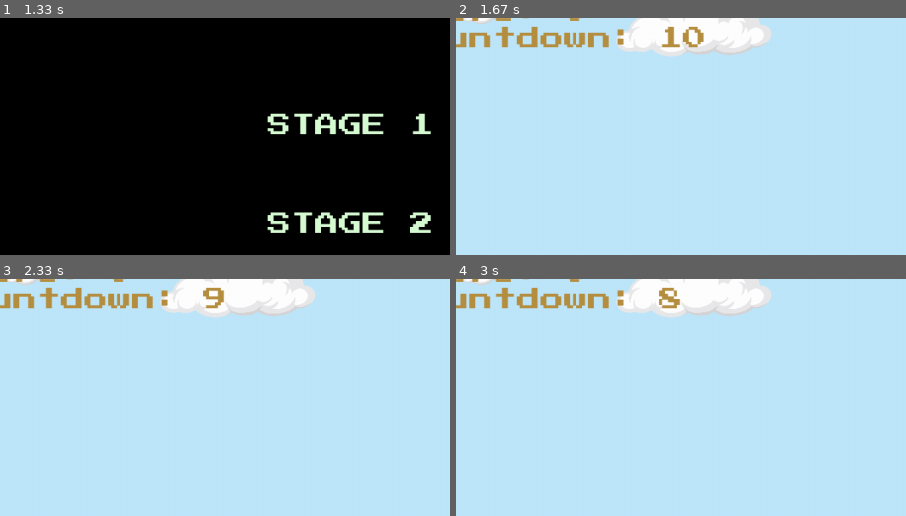
Above: before the commit, frames 1-4 (two rows, left to right).
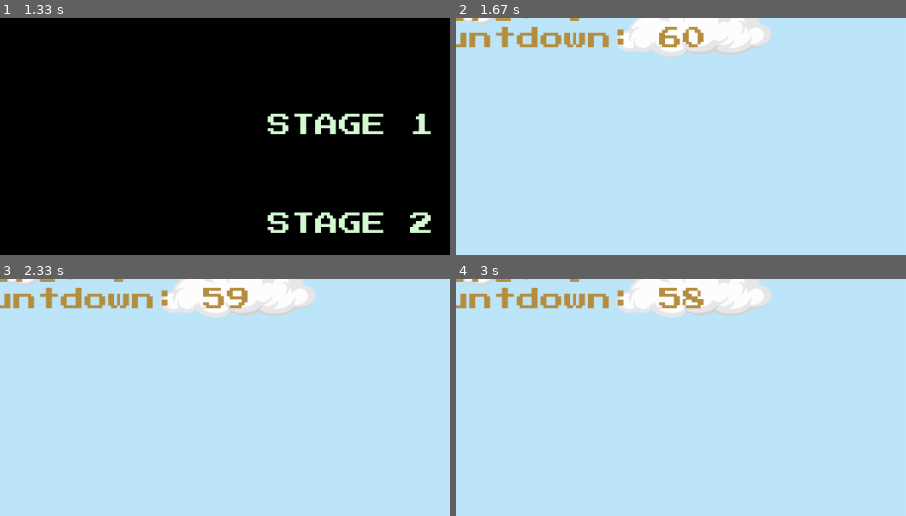
Above: after the commit, the same moments.

Repository: Minipomy/MaximilianoRiveraMendes-pygame-tp-final
Game: pygame game, started from main.py
Same seed, same stepped clock (60 frames per second), same inputs: the game is played once before the commit and once after it.
Inputs (mouse positions are % of the whole screen's width and height, from its top left):
- Up to frame 1 (1.33 s): press the mouse at (25, 55) at 0.37 s; move the mouse to (49, 52) at 0.47 s; release the mouse at (73, 48) at 0.6 s; press the mouse at (47, 97) at 0.7 s; move the mouse to (32, 56) at 0.8 s; release the mouse at (17, 15) at 0.93 s; press the mouse at (25, 35) at 1.03 s; move the mouse to (22, 48) at 1.13 s; release the mouse at (18, 62) at 1.27 s
- Up to frame 2 (1.67 s): click "STAGE 1" at 1.38 s
- Up to frame 3 (2.33 s): hold Right 1.67-2.13 s; move the mouse to (34, 17) at 1.7 s; hold Right from 2.17 s (still down); tap Space at 2.23 s
- Up to frame 4 (3 s): tap Space at 2.53, 2.73 s; release Right at 2.63 s; hold Left from 2.67 s (still down)
The pictures show only the part of the screen within x 8-58%, y 12-62%; the shares and areas given below are measured in that part.

Frame 1 is identical in both runs. In frame 2, 0.3% of the frame differs, in the area x 45-50%, y 3-13%; in frame 3, 0.5%; in frame 4, 0.5%, in the area x 45-56%, y 3-13%.

Commit message:
Projected Almost done | Highscore table is pending | New Boss Mechanic

Diff:
--- a/Enemy.py
+++ b/Enemy.py
@@ -1,10 +1,11 @@
 import random
 import pygame as pg
+from Projectile import Projectile
 from auxiliar import SurfaceManager as sf
-from constants import SCREEN_WIDTH, DEBUG, SCREEN_HEIGHT
+from constants import SCREEN_WIDTH, DEBUG, SCREEN_HEIGHT, BOSS_RUN, BOSS_IDLE
 
 class Enemy(pg.sprite.Sprite):
-    def __init__(self, enemy_data, location):
+    def __init__(self, enemy_data, location, minion:bool=False):
         super().__init__()
 
         # Imagenes del enemigo segun estado
@@ -15,6 +16,9 @@
 
         #   Flag de Jefe
         self.is_boss = enemy_data.get("is_boss")
+        self.is_minion = minion
+
+        self.enemy_data = enemy_data
 
         # Valores del enemigo
         self.move_x = 0
@@ -42,6 +46,16 @@
             self.life *= 2
             self.speed_run *= 2
             self.base_score_value *= 15
+            self.iddle_r = sf.get_surface_from_spritesheet(BOSS_IDLE, 11, 1)
+            self.iddle_l = sf.get_surface_from_spritesheet(BOSS_IDLE, 11, 1, flip=True)
+            self.run_r = sf.get_surface_from_spritesheet(BOSS_RUN, 6, 1)
+            self.run_l = sf.get_surface_from_spritesheet(BOSS_RUN, 6, 1, flip=True)
+
+        if self.is_minion:
+            self.is_boss = False
+            self.life = 1
+            self.speed_run = 6
+            self.base_score_value = 20
 
             # Imagenes del enemigo segun estado
             self.iddle_r = sf.get_surface_from_spritesheet(enemy_data.get("idle"), 9, 1)
@@ -116,7 +130,6 @@
             self.player_move_time = 0
             left_limit = 0
             right_limits = SCREEN_WIDTH - self.rect.width
-
             if self.rect.x <= left_limit:
                 self.direction = 1
             elif self.rect.x >= right_limits:
@@ -131,7 +144,6 @@
             self.actual_animation = self.run_r
         else:
             self.actual_animation = self.run_l
-
 
     #   Limitacion de FPS
     def do_animation(self, delta_ms):
@@ -149,7 +161,6 @@
             self.do_animation(delta_ms)
             self.image = self.actual_animation[self.initial_frame]
 
-
     # def draw(self, screen: pg.surface.Surface):
     #     if DEBUG:
     #         pg.draw.rect(screen, 'red', self.rect)
--- a/GUI_Slider.py
+++ /dev/null
@@ -1,53 +0,0 @@
-import pygame
-from UI.GUI_widget import Widget
-import math
-class Slider(Widget):
-    def __init__(self,screen, master_x, master_y, x,y,w,h, value,color_background,  color_circulo):
-        super().__init__(screen, x,y,w,h,color_background)
-
-        self.value = value
-
-        self.color_circulo = color_circulo
-
-        self._slave = pygame.Surface((w, h))
-        self.slave_rect = self._slave.get_rect()
-
-        self.slave_rect.x = x
-        self.slave_rect.y = y
-
-        self.slave_rect_collide = pygame.Rect(self.slave_rect)
-        self.slave_rect_collide.x += master_x
-        self.slave_rect_collide.y += master_y
-
-        w_circulo = w / 20
-        h_circulo = h * 2.5
-        self.rectangulo_circulo = pygame.Rect(0, 0, w_circulo, h_circulo)
-        self.rectangulo_circulo.center = (x + w * value, self.slave_rect.centery)
-
-        diagonal = math.sqrt(w_circulo**2 + h_circulo**2)
-        self.radio_circulo = diagonal / 2
-
-        self.render()
-
-    def render(self):
-        self._slave.fill(self._color_background)
-
-
-    def draw(self):
-        super().draw()
-        pygame.draw.circle(self._master, self.color_circulo, self.rectangulo_circulo.center, self.radio_circulo)
-
-    def update(self, lista_eventos):
-        mouse_buttons = pygame.mouse.get_pressed()
-        if mouse_buttons[0]:
-            mouse_pos = pygame.mouse.get_pos()
-            if self.slave_rect_collide.collidepoint(mouse_pos):
-                valor = (mouse_pos[0] - self.slave_rect_collide.x) / self._slave.get_width()
-
-                self.value = round(valor * 100) / 100 # redondeo el valor
-
-                self.rectangulo_circulo.center = (self.slave_rect.x + self._slave.get_width() * self.value, self.slave_rect.centery)
-        self.draw()
-
-    def get_value(self):
-        return self.value
--- a/Stage.py
+++ b/Stage.py
@@ -39,7 +39,7 @@
 
 
         #   Atributos de clase Enemigos, Jugador, Tiles y Frutas
-        self.countdown = 10
+        self.countdown = 60
         self.player =  Player(self.stage.get("player"), self.volume)
         self.score = 0
 
@@ -48,10 +48,16 @@
         self.tile = pg.sprite.Group()
         self.fruit = pg.sprite.Group()
 
+        self.minion_group = pg.sprite.Group()
+
         self.enemy_counter = self.stage.get("enemy_count")
         self.tile_counter = self.stage.get("tile_count")
         self.fruit_counter = self.stage.get("fruit_count")
         self.add_sprite(self.player)
+
+        self.enemy_time = 0
+        self.enemy_generation = 5000
+        self.ready = True
 
         #   Comprobamos estados del juego
         if self.play:
@@ -260,6 +266,19 @@
         #   Agregamos los sprites al stage
         self.sprites.draw(self.screen)
         self.player.bullet_group.draw(self.screen)
+        for enemy in self.enemy:
+            if enemy.is_boss and self.ready:
+                minion = Enemy(self.stage.get("enemy"), (enemy.rect.centerx, enemy.rect.centery - 50), True)
+                self.ready = False
+                self.enemy_time = pg.time.get_ticks()
+                self.add_enemy(minion)
+                self.add_sprite(minion)
+        self.recharge()
+    def recharge(self):
+        if not self.ready:
+            curent_time = pg.time.get_ticks()
+            if curent_time - self.enemy_time >= self.enemy_generation:
+                self.ready = True
     #   </HANDLERS>
     #   <Game_RUN>
     def stage_run(self):
--- a/constants.py
+++ b/constants.py
@@ -45,10 +45,6 @@
 WIN_VOCAL_SFX = SOUND_PATH + 'PG_VICTORY.mp3'
 PG_LASER_SFX = SOUND_PATH + 'PG_LASER.mp3'
 ##################### IMAGE CONFIGS #####################
-IMAGE_PATH = './images/'
-LOGO_IMG = IMAGE_PATH + 'logo.png'
-START_IMG = IMAGE_PATH + 'start.png'
-EXIT_IMG = IMAGE_PATH + 'exit.png'
-PAUSED_IMG = IMAGE_PATH + 'paused.png'
-CONTINUE_IMG = IMAGE_PATH + 'continue.png'
-RESET_IMG = IMAGE_PATH + 'reset.png'
+IMAGE_PATH = './Recursos/'
+BOSS_RUN = IMAGE_PATH + 'Enemies/Rino/Run (52x34).png'
+BOSS_IDLE = IMAGE_PATH + 'Enemies/Rino/Idle (52x34).png'
Not shown, removed: Assets.zip
Not shown, removed: TP_PYGAME_MRM.zip
